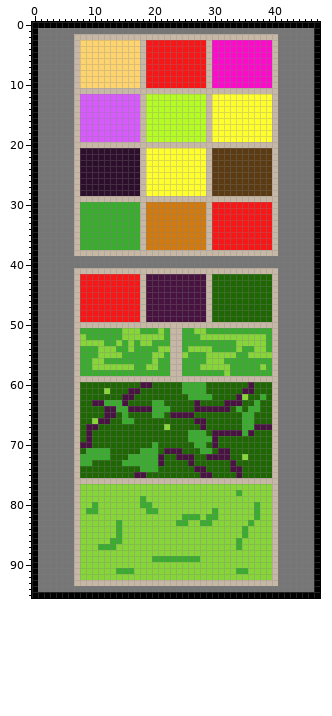
Sprite sheet -- src/res/objects/LineBuilder.png. Above: the version before the commit.
The file is 48x96 pixels.
After the commit:
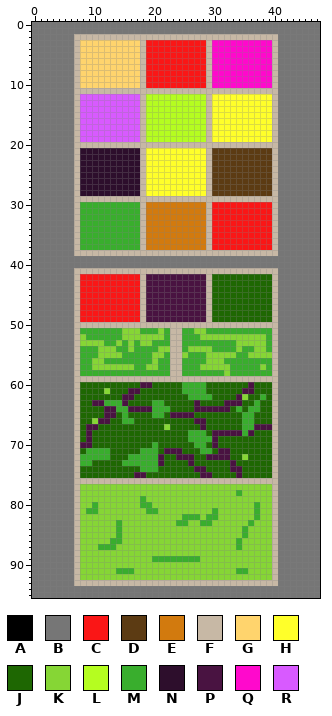
Palette (. is transparent): A #000000  B #767676  C #fa1616  D #5c3b13  E #d27a0e  F #c7b8a5  G #ffd46d  H #ffff2a  J #1e6702  K #86d635  L #b5fd20  M #39ae2d  N #2d0e2c  P #491341  Q #ff09cc  R #d85aff
The edit:
y 0: x 0..47 AAAAAAAAAAAAAAAAAAAAAAAAAAAAAAAAAAAAAAAAAAAAAAAA -> BBBBBBBBBBBBBBBBBBBBBBBBBBBBBBBBBBBBBBBBBBBBBBBB
y 1..94: x 0 A -> B; x 47 A -> B
y 95: x 0..47 AAAAAAAAAAAAAAAAAAAAAAAAAAAAAAAAAAAAAAAAAAAAAAAA -> BBBBBBBBBBBBBBBBBBBBBBBBBBBBBBBBBBBBBBBBBBBBBBBB
Changed places in both pictures, as pixel boxes (x1, y1, x2, y2):
changed: (32, 22, 320, 598)
